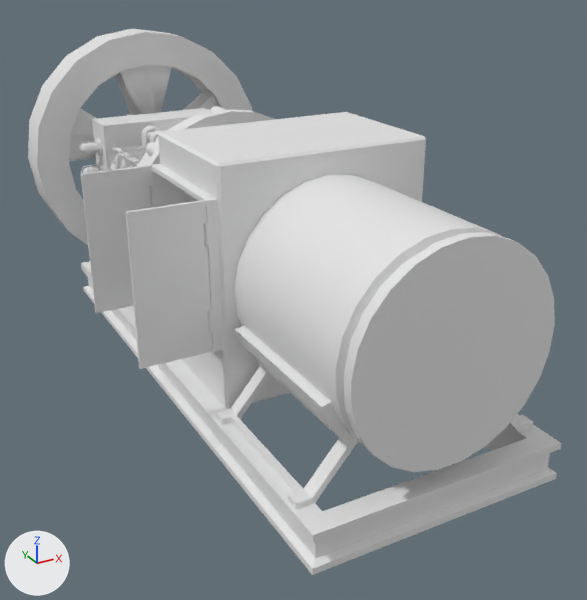
One commit to the FBX model SUBMARİNE PUZZLE GAME/Assets/Art/Meshes/Stations/LightsOut/Generator.fbx: the scene before it, then after it.
Before and after are seen from a 50 mm lens placed at (-3.55, -7.48, 3.14), pointed at (-0.8, -2.46, 0.63). Every picture has the same lights, and +X, +Y and +Z are marked at lower left. Where no turn or scale is listed for an object, it has been applied to the vertices.
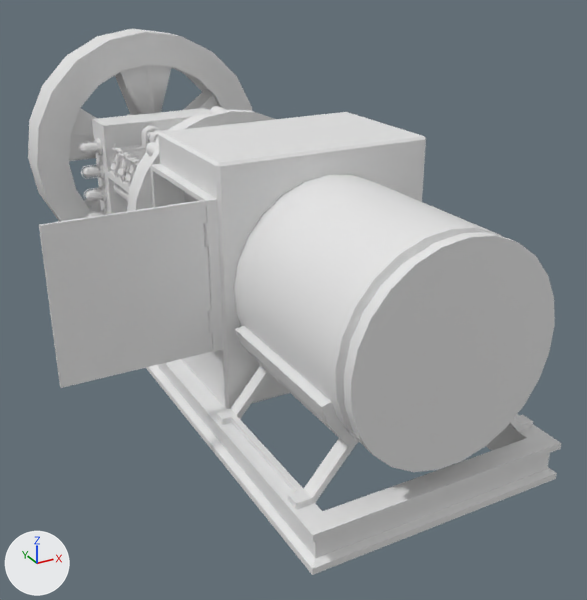
Commit message: generator Update

The edits, one by one:
me_cube_126 has 104 vertices, 95 faces and spans x -0.479..0.013, y -0.006..0.013, z -0.508..0.506.
me_cube_126 is used by ob_cap_002; location (-1.756, -3.093, 1.223).
me_cube_126 part 1: all 16 vertices in x -0.479, y -0.006..0.013, z -0.508..0.506 are moved by (-0.492, 0.0, 0.0).
Object 'Cap.001' (ob_cap_001) is deleted.
Object 'Hinge1.001' (ob_hinge1_001) is deleted.

Changed parts and their boxes [x1, y1, x2, y2] in the pictures (587 x 600 px):
'Cap.002', reshaped (99% wider, 11% taller)
    before: [126, 200, 213, 369]
    after: [39, 200, 213, 388]
'Cap.001', deleted
    before: [81, 165, 155, 313]
'Hinge1.001', deleted
    before: [150, 185, 155, 206]
